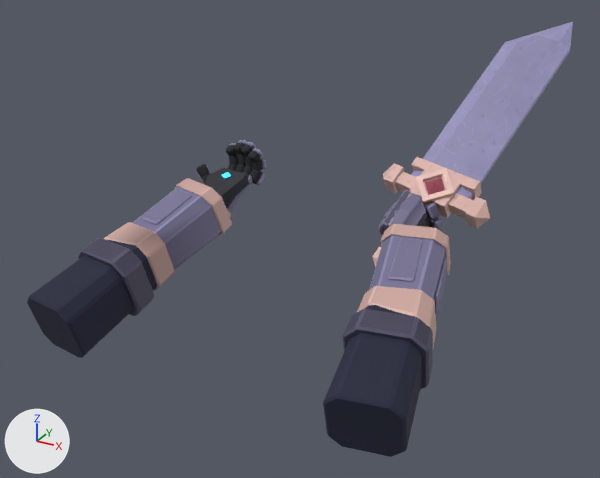
A saved change to the glTF model client/assets/characters/spellblade/spellblade-fp.glb.
Before and after are seen from a 50 mm lens placed at (1.03, -1.29, 0.587), pointed at (-0.005, 0.591, -0.354). Lighting does not change. The marker at lower left points along +X, +Y and +Z. The first picture is the older version. Vertices at exactly the same position are counted once.

The older version as bpy lines, for what is in view:
```python
me_arm_l = bpy.data.meshes.new('Arm.L')
me_arm_l.from_pydata(...)  # 1143 vertices, 2134 faces; spans x -0.534..-0.22, y 0.027..0.825, z -0.58..-0.161
# faces by material slot: [848, 1286]
me_arm_l.materials.append(mat_kitmatte)
me_arm_l.materials.append(mat_kitmetal)
me_arm_r = bpy.data.meshes.new('Arm.R')
me_arm_r.from_pydata(...)  # 1407 vertices, 2642 faces; spans x 0.204..0.534, y 0.027..0.773, z -0.58..-0.191
# faces by material slot: [152, 2490]
me_arm_r.materials.append(mat_kitmatte)
me_arm_r.materials.append(mat_kitmetal)
me_herosword_001 = bpy.data.meshes.new('HeroSword.001')
me_herosword_001.from_pydata(...)  # 271 vertices, 484 faces; spans x 0.148..0.54, y 0.554..1.322, z -0.408..0.185
# faces by material slot: [428, 56]
me_herosword_001.materials.append(mat_kitmetal)
me_herosword_001.materials.append(mat_kitmatte)
ob_arm_l = bpy.data.objects.new('Arm.L', me_arm_l)
ob_arm_l.location = (0.0, 0.0, 0.0)
ob_arm_r = bpy.data.objects.new('Arm.R', me_arm_r)
ob_arm_r.location = (0.0, 0.0, 0.0)
ob_herosword = bpy.data.objects.new('HeroSword', me_herosword_001)
ob_herosword.location = (0.0, 0.0, 0.0)
```
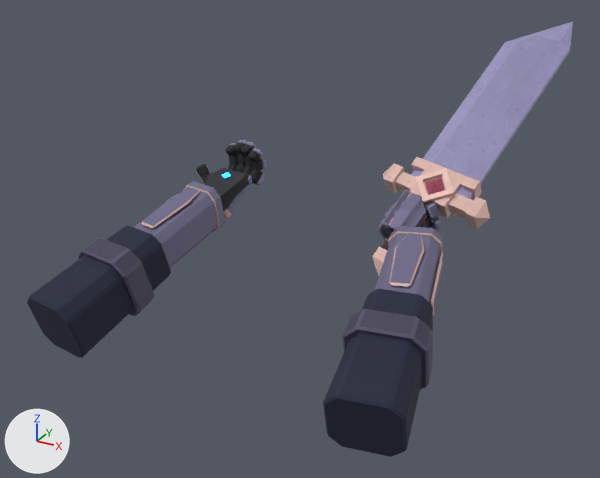
Changed parts and their boxes (x1, y1, x2, y2) in the pictures (600 x 478 px; the box of a moved part takes in the faces that stretch with it):
'Arm.R', reshaped: before (323, 190, 451, 457); after (323, 190, 444, 457)
part 1 of me_arm_l, rebuilt (18% wider, 17% taller): before (143, 190, 192, 224); after (142, 188, 200, 228)
part 2 of me_arm_l, moved or reshaped: before (140, 179, 222, 282); after (184, 186, 219, 231)
part 3 of me_arm_l, recoloured: before (104, 178, 232, 291); after (134, 181, 225, 268)
part 4 of me_arm_r, added: after (431, 251, 444, 316)
part 5 of me_arm_r, moved or reshaped: before (382, 234, 448, 314); after (389, 233, 441, 287)
part 6 of me_arm_r, recoloured: before (357, 224, 451, 347); after (374, 226, 444, 303)

The change in detail:
me_arm_l is used by ob_arm_l; location (0.0, 0.0, 0.0).
me_arm_l had 1143 vertices, 2134 faces and spanned x -0.534..-0.22, y 0.027..0.825, z -0.58..-0.161.
me_arm_l now has 1125 vertices, 2098 faces and spans x -0.534..-0.22, y 0.027..0.825, z -0.58..-0.161.
me_arm_l part 1: the loose piece of 24 vertices spanning x -0.412..-0.325, y 0.392..0.543, z -0.308..-0.256 is rebuilt with 31 vertices and now spans x -0.409..-0.32, y 0.384..0.583, z -0.318..-0.258.
Part 2, on me_arm_l:
70 vertices are removed from x -0.462..-0.254, y 0.43..0.65, z -0.41..-0.247.
156 faces are deleted.
146 vertices move from x -0.495..-0.248, y 0.295..0.656, z -0.496..-0.24 to x -0.473..-0.267, y 0.319..0.637, z -0.475..-0.252.
45 vertices are added at x -0.456..-0.274, y 0.418..0.635, z -0.408..-0.258.
106 new faces join them, mat_kitmetal.
me_arm_l part 3: 256 kept faces spanning x -0.473..-0.267, y 0.319..0.637, z -0.475..-0.252 get new vertex colours.
me_arm_r is used by ob_arm_r; location (0.0, 0.0, 0.0).
me_arm_r had 1407 vertices, 2642 faces and spanned x 0.204..0.534, y 0.027..0.773, z -0.58..-0.191.
me_arm_r now has 1389 vertices, 2606 faces and spans x 0.204..0.534, y 0.027..0.773, z -0.58..-0.191.
me_arm_r part 4: a new loose piece of 26 vertices spanning x 0.405..0.455, y 0.417..0.617, z -0.404..-0.304, in mat_kitmetal.
Part 5, on me_arm_r:
86 vertices are removed from x 0.257..0.461, y 0.392..0.65, z -0.405..-0.246.
186 faces are deleted.
147 vertices move from x 0.251..0.492, y 0.293..0.656, z -0.493..-0.239 to x 0.267..0.471, y 0.319..0.637, z -0.475..-0.249.
42 vertices are added at x 0.274..0.405, y 0.383..0.635, z -0.389..-0.256.
102 new faces join them, mat_kitmetal.
me_arm_r part 6: 256 kept faces spanning x 0.267..0.471, y 0.319..0.637, z -0.475..-0.249 get new vertex colours.
